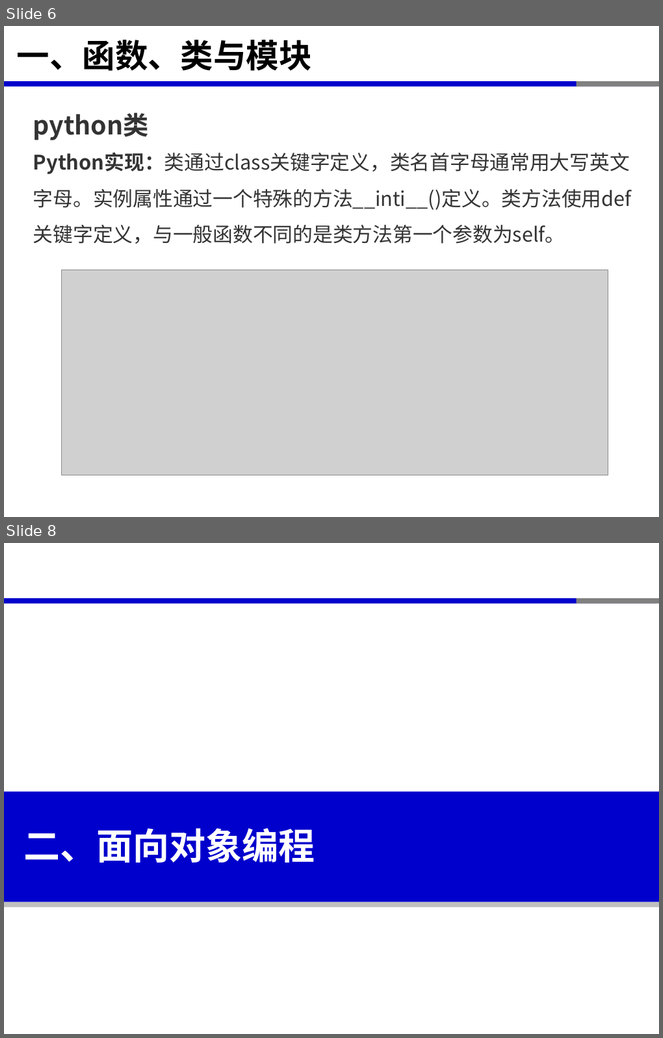
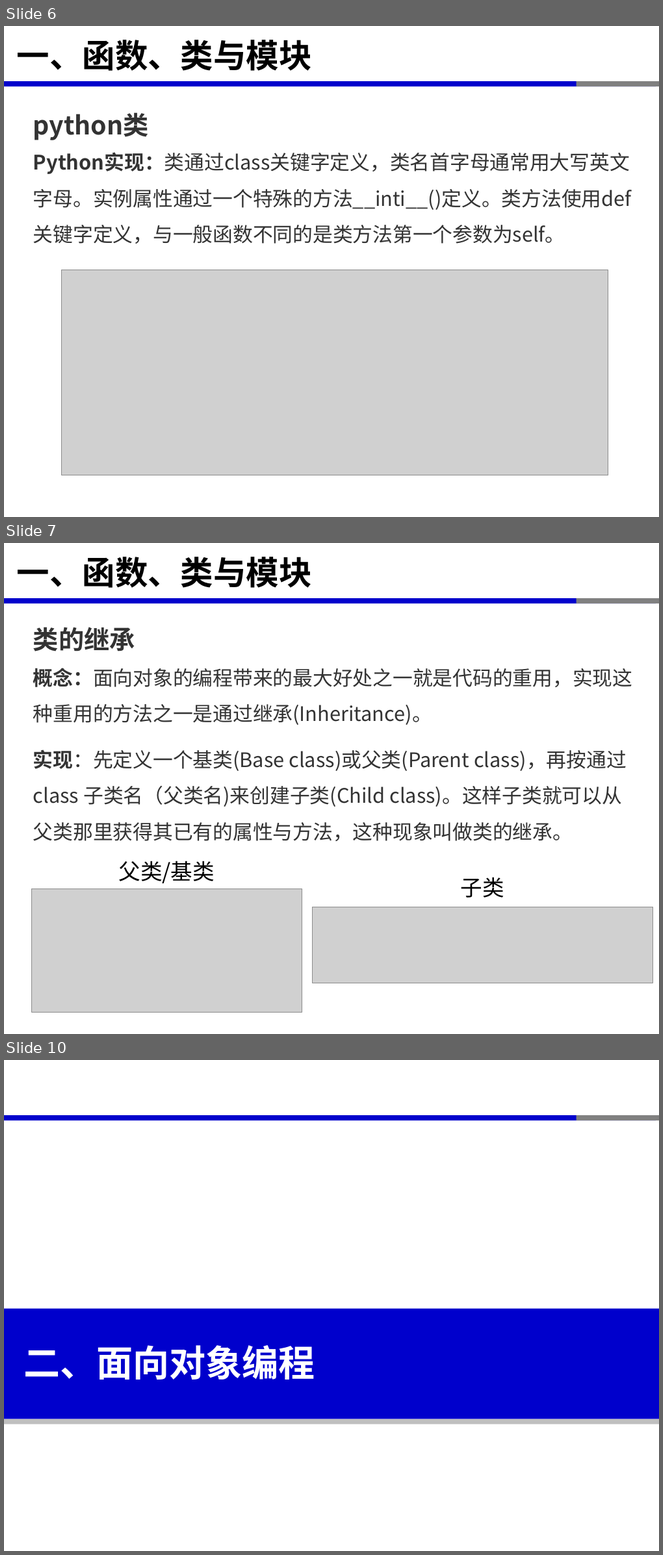
Before and after one commit to xinluo2018/spatial-data-course, a slide deck: 第二章-Python程序设计基础-8学时/第2节-python程序设计基础-2-2课时.pptx. Shown one above the other, each under a label of ours: slides 6 and 8 before the commit, slides 6, 7 and 10 after it; the slides between them are not shown. The pictures are 663x1038 and 663x1555 pixels, drawn with LibreOffice and Linux fonts; fonts in the diff are those of the drawing; grey boxes stand for pictures. Boxes give left, top, right and bottom in pixels: in the first picture for what was removed or moved away, otherwise in the second. Text is boxed around its words. In the diff, an @@ line names an element or a change of style, - is before the commit and + after.

```diff
--- a/第二章-Python程序设计基础-8学时/第2节-python程序设计基础-2-2课时.pptx
+++ b/第二章-Python程序设计基础-8学时/第2节-python程序设计基础-2-2课时.pptx
@@ slide 7 added at <box>4,543,659,1034</box>, background #FFFFFF; not listed: 3 template elements that a slide beside it also shows @@
@@ title added at <box>17,557,312,588</box>, 36 pt, text #000000, bold @@
+一、函数、类与模块
@@ text added at <box>33,627,135,652</box>, 28 pt, text #333333, bold @@
+类的继承
@@ text added at <box>33,668,633,841</box>, 22 pt, text #333333 @@
+概念：面向对象的编程带来的最大好处之一就是代码的重用，实现这种重用的方法之一是通过继承(Inheritance)。
+实现：先定义一个基类(Base class)或父类(Parent class)，再按通过class 子类名（父类名)来创建子类(Child class)。这样子类就可以从父类那里获得其已有的属性与方法，这种现象叫做类的继承。
@@ text added at <box>118,861,215,884</box>, 24 pt, text #000000 @@
+父类/基类
@@ picture added at <box>31,889,302,1013</box> @@
@@ text added at <box>461,877,504,898</box>, 24 pt, text #000000 @@
+子类
@@ picture added at <box>313,907,653,984</box> @@
@@ what was slide 8 is now slide 10 @@
```
Also in this commit, not shown: 4 slides changed, 4 other slides added, 3 slides removed, 12 other files.
